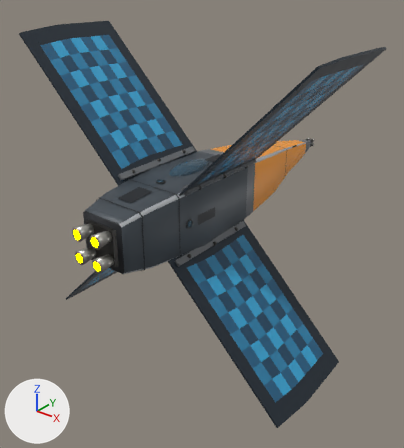
The glTF model ThoriumGap_JS/models/Ship_Crosspanel_15.glb: old version first, new version second.
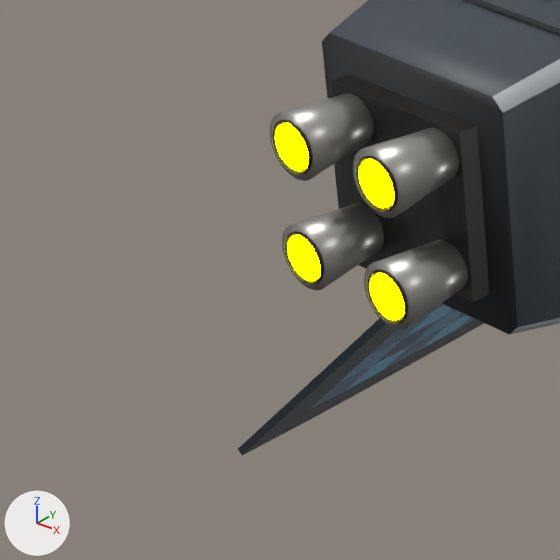
There are two pictures of each version: one whole from a 50 mm camera at (7.24, -9.56, 4.88) aimed at (-0.16, -0.32, -0.85), one close up on the part from 4% to 33% of the width and 45% to 72% of the height. Lighting does not change. The marker at lower left points along +X, +Y and +Z. The last two pictures show the newer version. Where no turn or scale is listed for an object, it has been applied to the vertices.

Objects in the first close-up: 'EngineBell_LowerLeft_TaperedSquareClusterNozzle', 'EngineBell_LowerRight_TaperedSquareClusterNozzle', 'EngineBell_UpperLeft_TaperedSquareClusterNozzle', 'EngineBell_UpperRight_TaperedSquareClusterNozzle', 'EngineDeck_SquareAftManifold', 'EngineEmitter', 'Fuselage_SquareBody', 'SolarPanelWing_LowerLeftRidge_RectangularPhotovoltaicGrid' and 9 more.
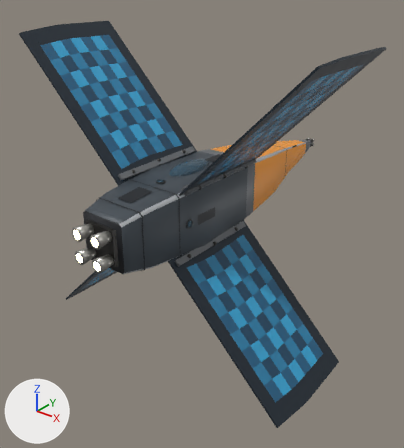
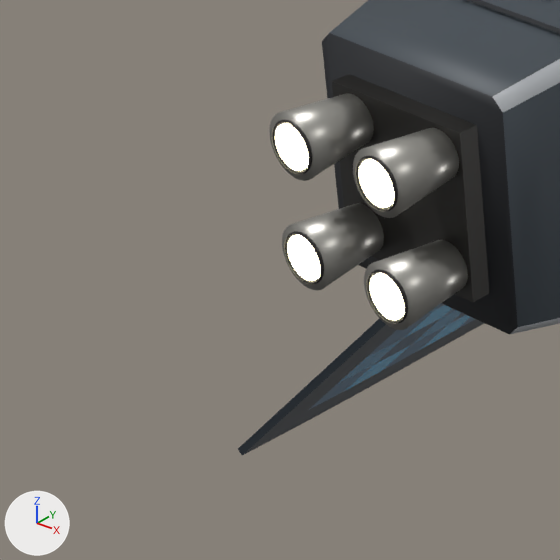
Pixel boxes [x1, y1, x2, y2] of what changed, in the close-ups (560 x 560 px):
```json
{"object": "EngineEmitter", "change": "recoloured", "before": [275, 123, 405, 320], "after": [275, 123, 405, 320], "on screen": "yellow to beige"}
```

Edits to the scene script, one JSON object a line:
```json
{"op": "set", "path": "mat_engineglow.emission_color", "old": "(1.0, 1.0, 0.0)", "new": "(0.62, 0.57, 0.4)", "note": "yellow #ffff00 -> beige #cec7aa"}
```
